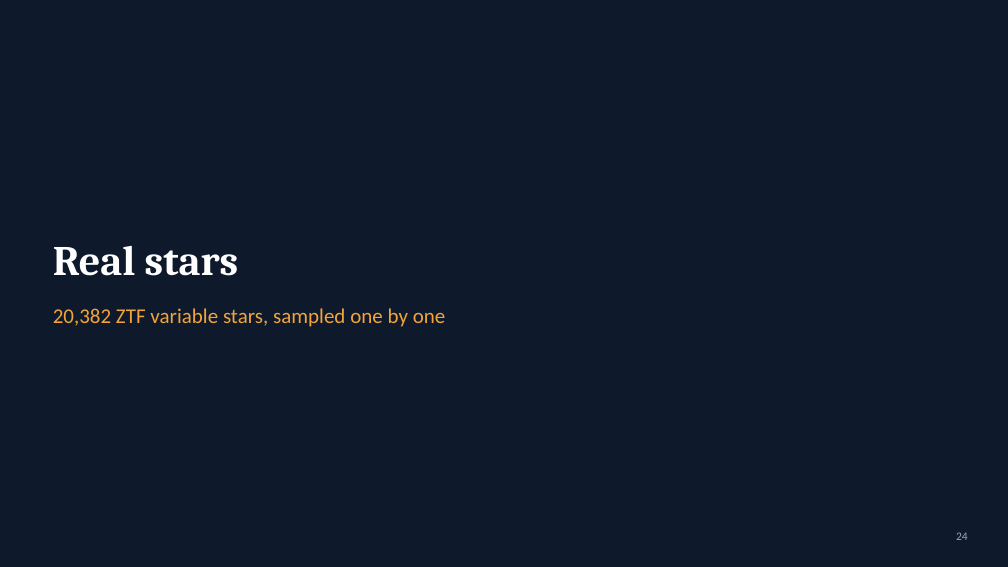
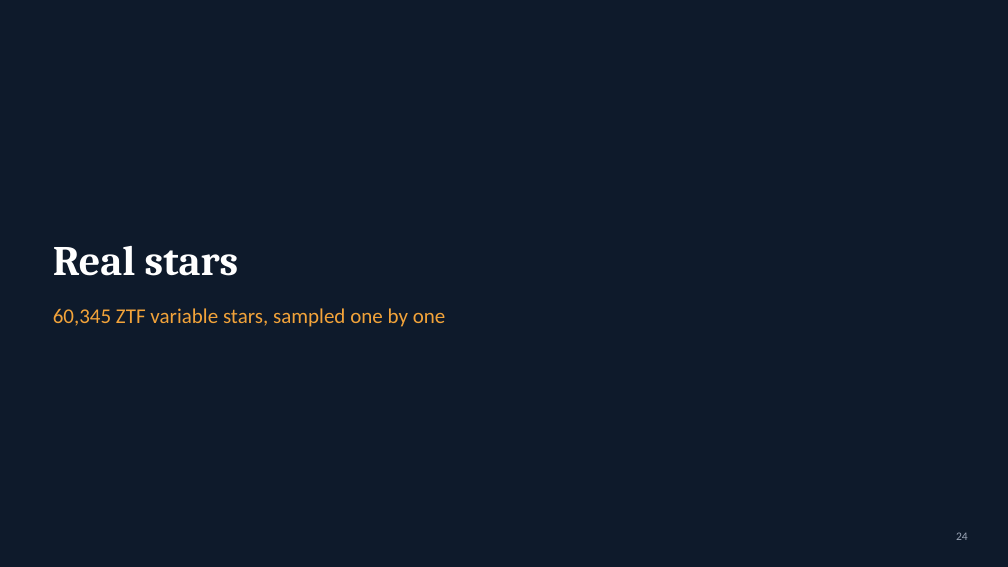
Before and after one commit to cognitogramma/StarSearch-, a slide deck: slide 24 of slides/Stellar_Periods_MH.pptx. Drawn at 1008x567 pixels with LibreOffice and Linux fonts; fonts in the diff are those of the drawing. Boxes give left, top, right and bottom in pixels: in the first picture for what was removed or moved away, otherwise in the second. Text is boxed around its words. In the diff, an @@ line names an element or a change of style, - is before the commit and + after.

```diff
--- a/slides/Stellar_Periods_MH.pptx
+++ b/slides/Stellar_Periods_MH.pptx
@@ text at [53,308,446,327]: text changed @@
-20,382 ZTF variable stars, sampled one by one
+60,345 ZTF variable stars, sampled one by one
```
Also in this commit, not shown: 6 other slides changed, 3 slides added, 40 other files.
